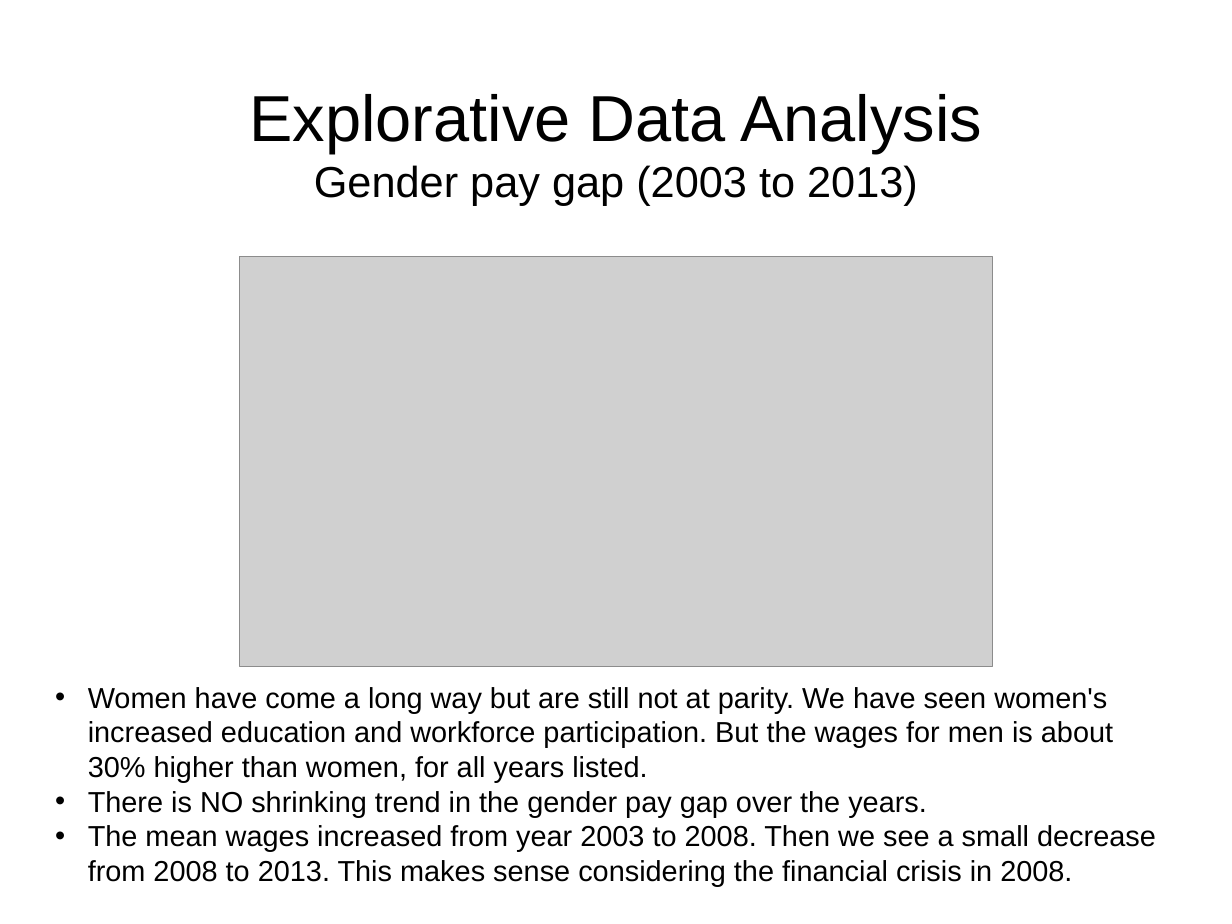
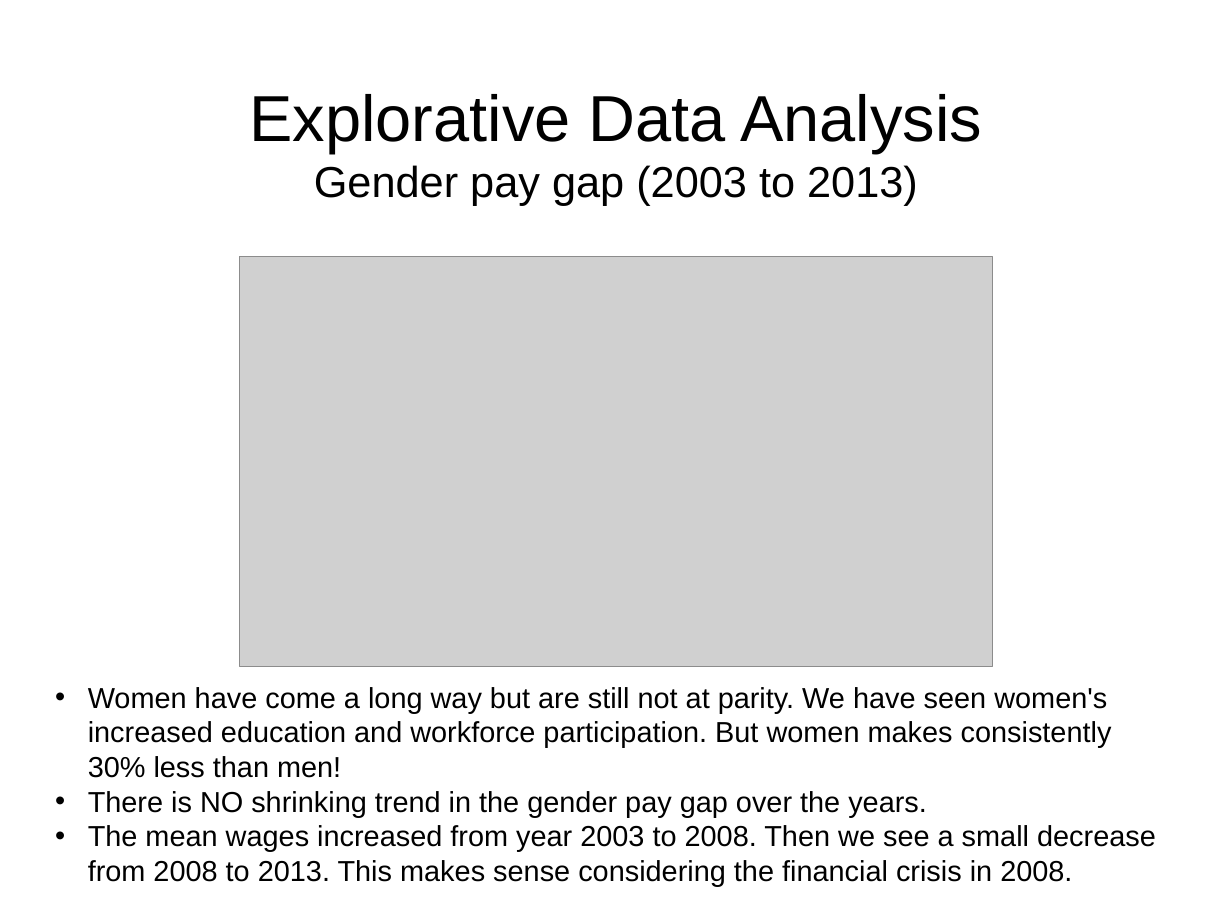
Before and after one commit to shuojiashi/women_in_stem, a slide deck: slide 7 of womenInSTEM_project_slides.pptx. Drawn at 1232x924 pixels with LibreOffice and Linux fonts; fonts in the diff are those of the drawing; grey boxes stand for pictures. Boxes give left, top, right and bottom in pixels: in the first picture for what was removed or moved away, otherwise in the second. Text is boxed around its words. In the diff, an @@ line names an element or a change of style, - is before the commit and + after.

Commit message:
add slides

```diff
--- a/womenInSTEM_project_slides.pptx
+++ b/womenInSTEM_project_slides.pptx
@@ text at (88, 687, 1112, 778): text changed @@
-    • Women have come a long way but are still not at parity. We have seen women's increased education and workforce participation. But the wages for men is about 30% higher than women, for all years listed.
+    • Women have come a long way but are still not at parity. We have seen women's increased education and workforce participation. But women makes consistently 30% less than men!
```
Also in this commit, not shown: 3 other slides changed, 4 slides added, 1 slide removed, 4 other files.
